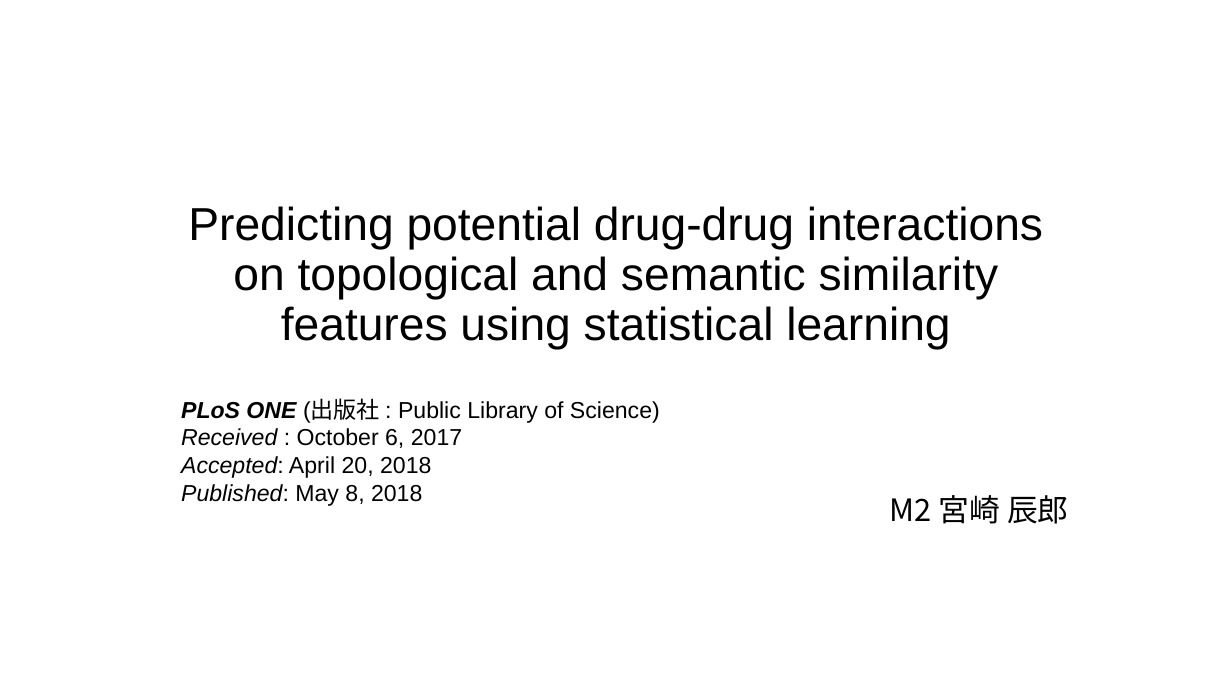
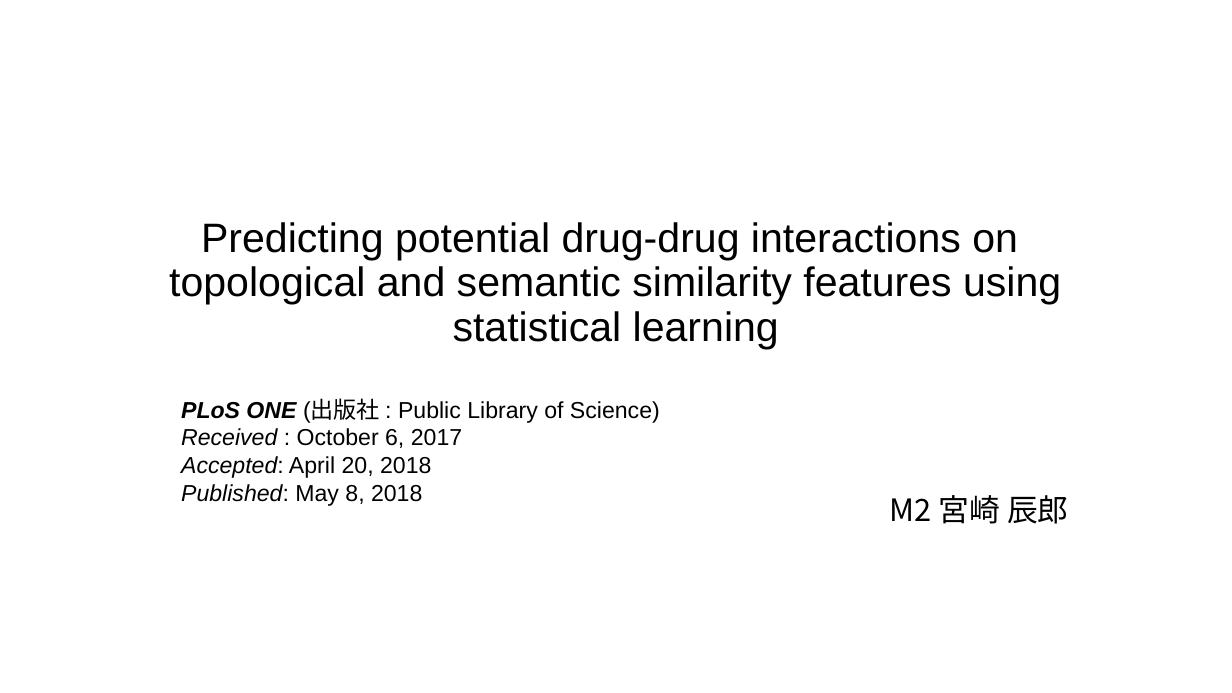
Before and after one commit to tsutarou10/variousFile, a slide deck: slide 1 of Predicting potential drug-drug interactions on topological and semantic similarity features using statistical learning.pptx. Drawn at 1232x693 pixels with LibreOffice and Linux fonts; fonts in the diff are those of the drawing. Boxes give left, top, right and bottom in pixels: in the first picture for what was removed or moved away, otherwise in the second. Text is boxed around its words. In the diff, an @@ line names an element or a change of style, - is before the commit and + after.

```diff
--- a/Predicting potential drug-drug interactions on topological and semantic similarity features using statistical learning.pptx
+++ b/Predicting potential drug-drug interactions on topological and semantic similarity features using statistical learning.pptx
@@ title "Predicting potential drug-drug interactions on ..." at (169,222,1061,349): size 36 to 32 pt @@
```
Also in this commit, not shown: 6 other slides changed, 1 other file.
